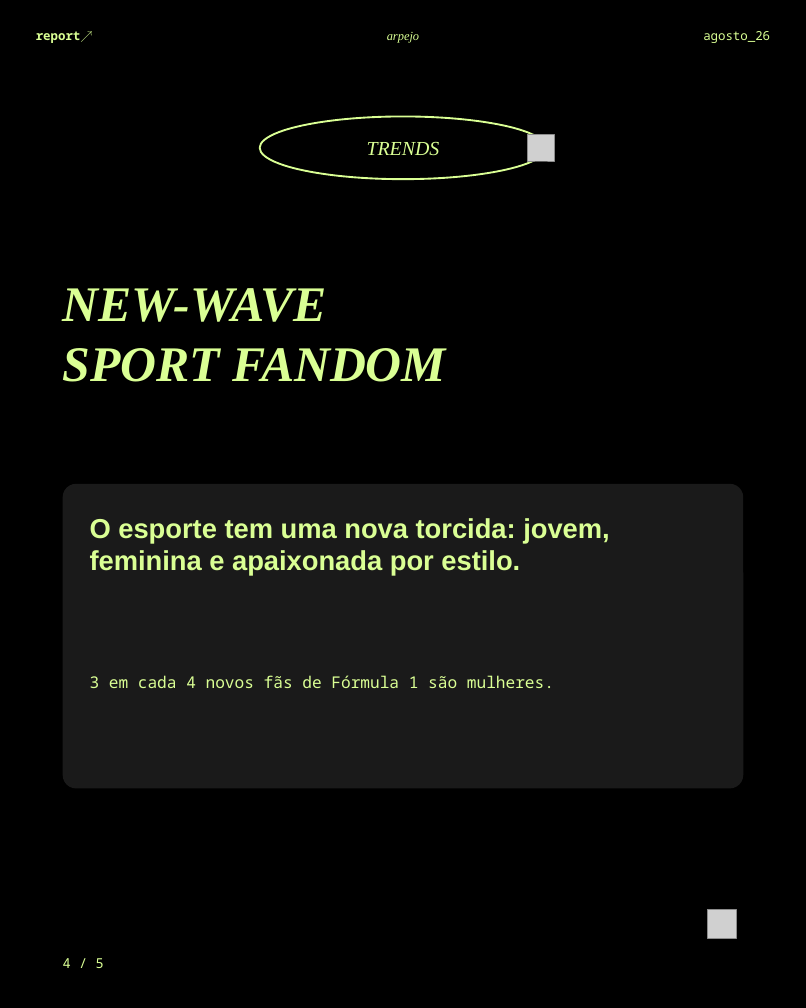
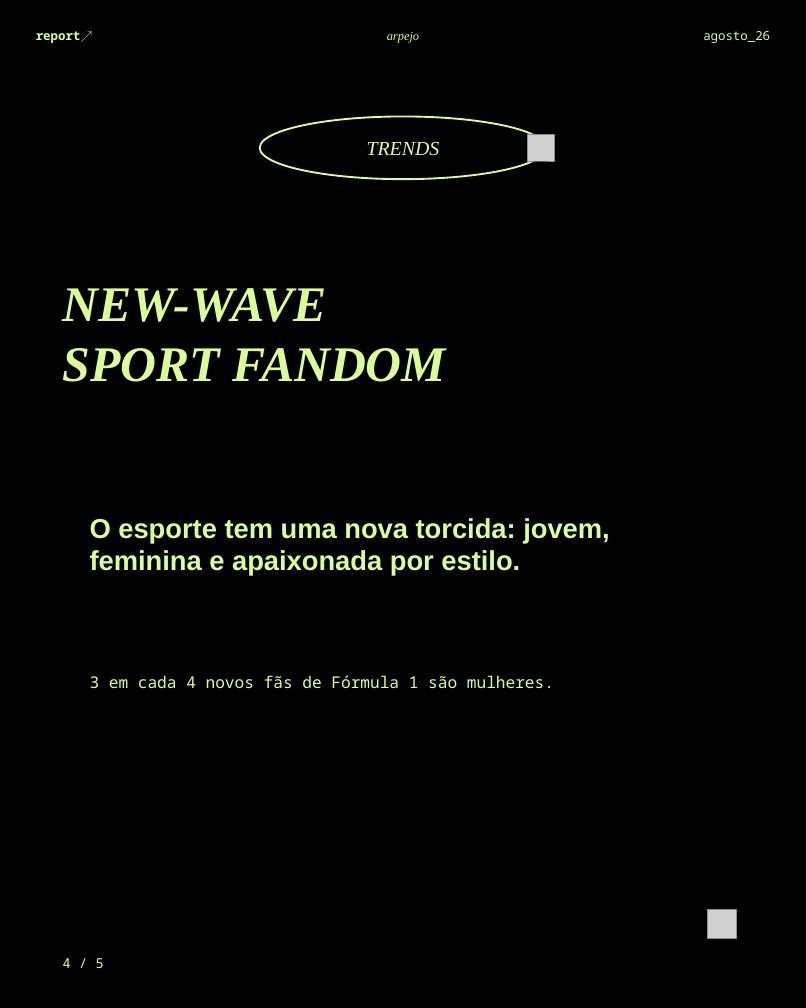
Before and after one commit to BiancaSchwanke/data-manipulation-exercises, a slide deck: slide 5 of entregas-agosto26/carrossel-instagram-agosto26.pptx. Drawn at 806x1008 pixels with LibreOffice and Linux fonts; fonts in the diff are those of the drawing; grey boxes stand for pictures; background and template pictures are left out. Boxes give left, top, right and bottom in pixels: in the first picture for what was removed or moved away, otherwise in the second. Text is boxed around its words. In the diff, an @@ line names an element or a change of style, - is before the commit and + after.

```diff
--- a/entregas-agosto26/carrossel-instagram-agosto26.pptx
+++ b/entregas-agosto26/carrossel-instagram-agosto26.pptx
@@ rectangle added at (x1=0, y1=0, x2=806, y2=484), fill #000000 at 68% opacity @@
@@ rounded rectangle at (x1=63, y1=484, x2=743, y2=788): fill #1A1A1A to #000000 at 78% opacity @@
```
Also in this commit, not shown: 3 other slides changed, 3 other files.
